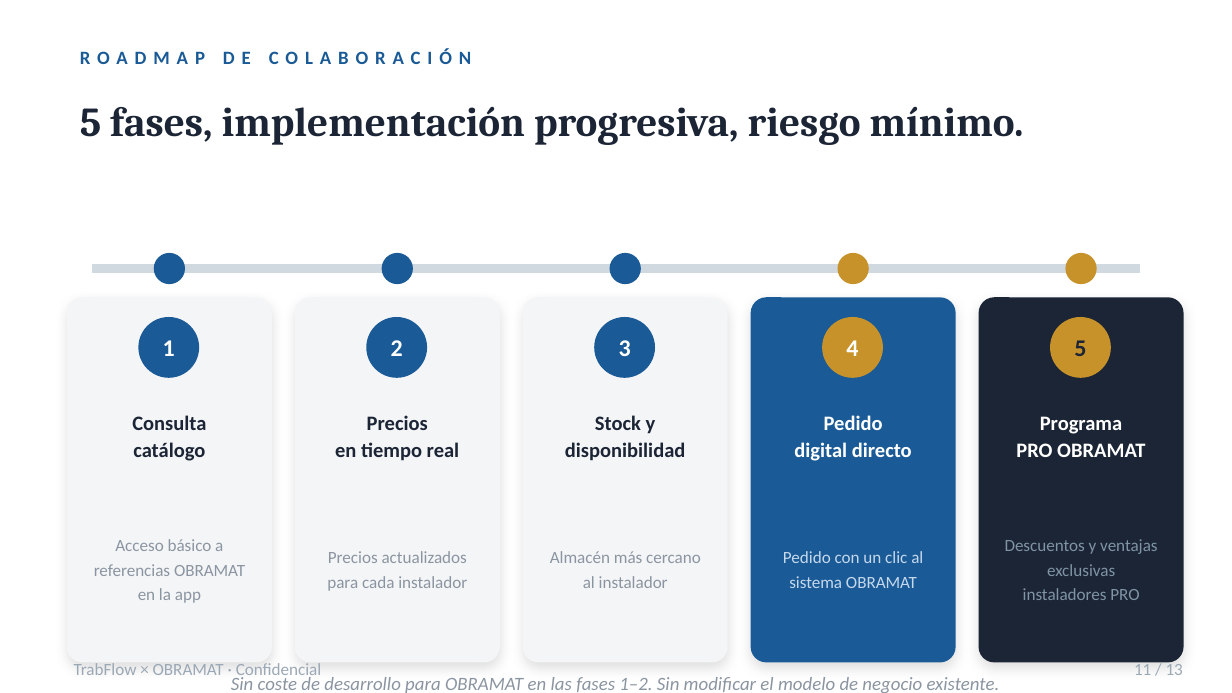
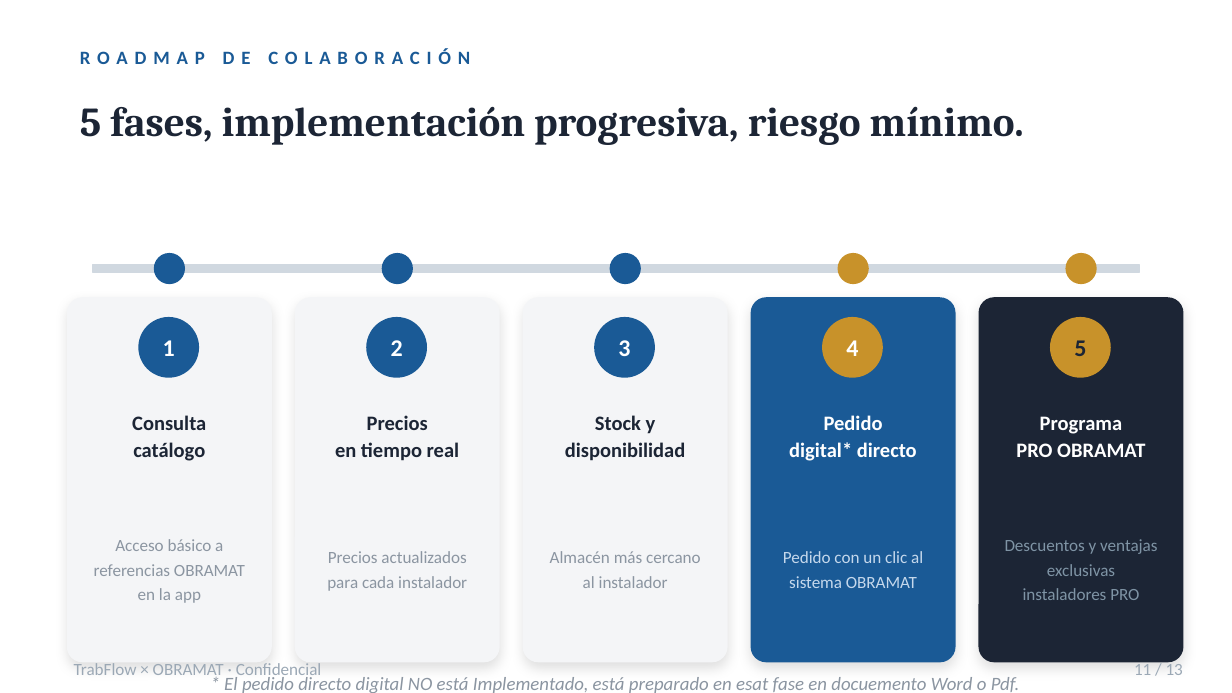
Before and after one commit to fercarboc/tradeflow, a slide deck: slide 11 of docs/colaboradores/TrabFlow_OBRAMAT_Dossier_Comercial.pptx. Drawn at 1232x693 pixels with LibreOffice and Linux fonts; fonts in the diff are those of the drawing. Boxes give left, top, right and bottom in pixels: in the first picture for what was removed or moved away, otherwise in the second. Text is boxed around its words. In the diff, an @@ line names an element or a change of style, - is before the commit and + after.

```diff
--- a/docs/colaboradores/TrabFlow_OBRAMAT_Dossier_Comercial.pptx
+++ b/docs/colaboradores/TrabFlow_OBRAMAT_Dossier_Comercial.pptx
@@ text at (789, 442, 917, 461): text changed @@
-digital directo
+digital* directo
@@ text at (224, 677, 1020, 693): text changed @@
-Sin coste de desarrollo para OBRAMAT en las fases 1–2. Sin modificar el modelo de negocio existente.
+* El pedido directo digital NO está Implementado, está preparado en esat fase en docuemento Word o Pdf.
```
Also in this commit, not shown: 30 other files.
